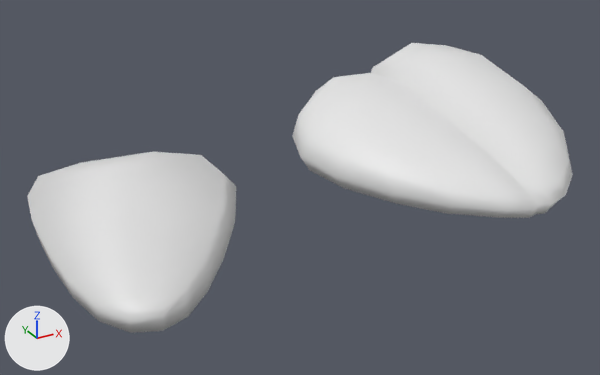
The Blender file Assets/Art/Models/Chicken/chicken.blend as it was, and as the next commit left it.
Both versions are drawn from a 50 mm camera at (-1.87, -6.18, 3.21) aimed at (1.48, -0.1, 0.17). Lighting does not change. The marker at lower left points along +X, +Y and +Z. The older version comes first.
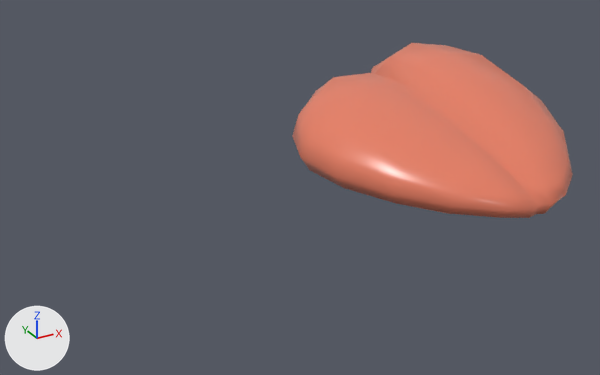
The newer file is also turned or shifted as a whole; pictures and numbers use the older file's frame.

Changed parts and their boxes (x1, y1, x2, y2) in the pictures (600 x 375 px):
'Cube', recoloured (darker)
    both: (292, 43, 573, 218)
'Cube.001', deleted
    before: (27, 152, 236, 333)

The edits, one by one:
Material 'Material' (mat_material) is new.
Its base color is (0.801, 0.211, 0.127) (orange #e77f64).
Its roughness is 0.3.
me_cube_001 has 130 vertices, 128 faces and spans x -1.13..1.19, y -0.83..0.74, z 0.0..2.67.
me_cube_001 gains material mat_material (orange #e77f64).
Object 'Cube.001' (ob_cube_001) is deleted.
